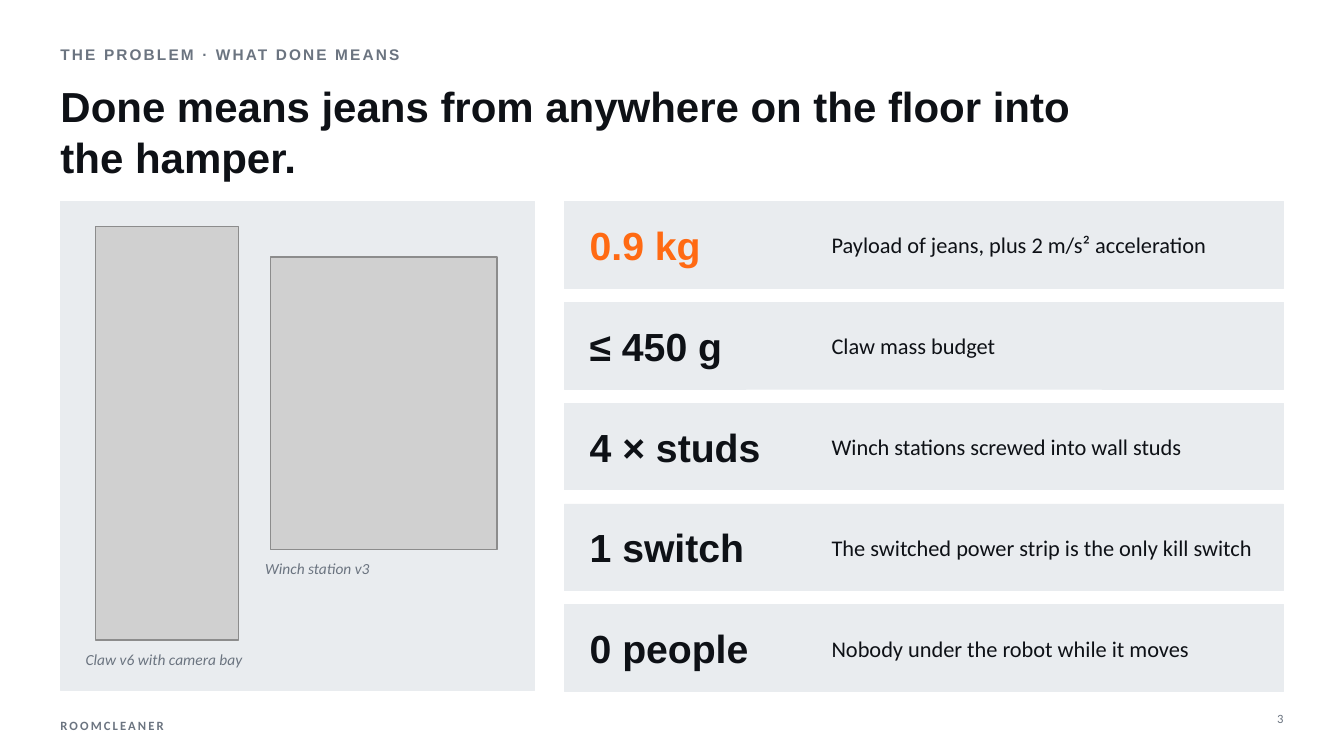
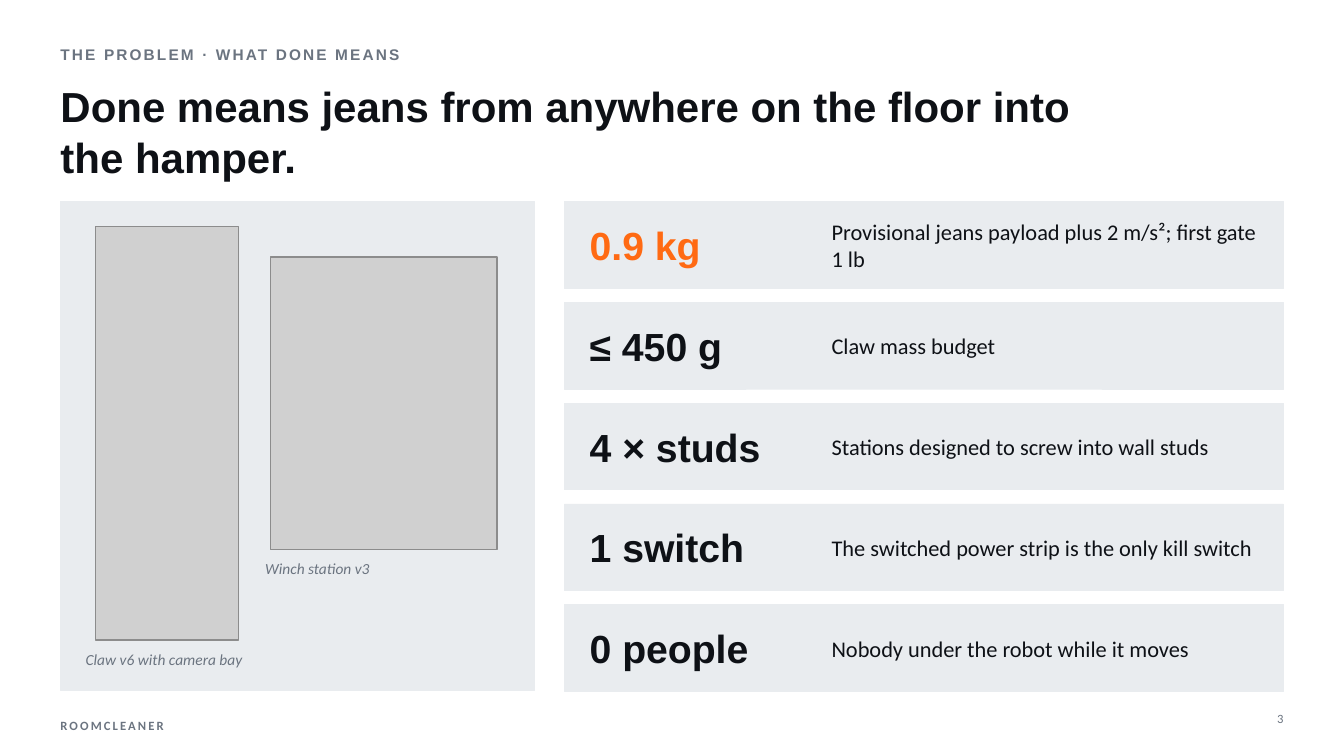
Before and after one commit to Jaspario1199/RoomCleaner, a slide deck: slide 3 of docs/presentation/deck/RoomCleaner_SpaceX_draft.pptx. Drawn at 1344x756 pixels with LibreOffice and Linux fonts; fonts in the diff are those of the drawing; grey boxes stand for pictures. Boxes give left, top, right and bottom in pixels: in the first picture for what was removed or moved away, otherwise in the second. Text is boxed around its words. In the diff, an @@ line names an element or a change of style, - is before the commit and + after.

```diff
--- a/docs/presentation/deck/RoomCleaner_SpaceX_draft.pptx
+++ b/docs/presentation/deck/RoomCleaner_SpaceX_draft.pptx
@@ text at [832,222,1256,267]: text changed @@
-Payload of jeans, plus 2 m/s² acceleration
+Provisional jeans payload plus 2 m/s²; first gate 1 lb
@@ text at [832,439,1208,459]: text changed @@
-Winch stations screwed into wall studs
+Stations designed to screw into wall studs
```
Also in this commit, not shown: 21 other slides changed, 5 other files.
